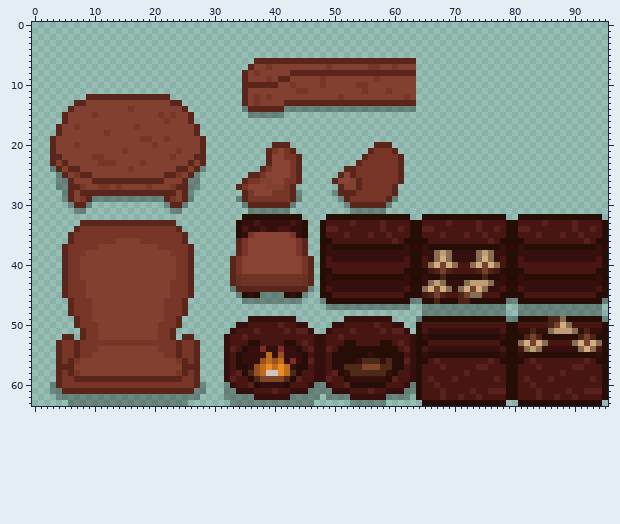
Two versions of one sprite sheet, graphics/furniture/giant_steppes_furniture.png. The picture above is the old version.
The file is 96x64 pixels.
After:
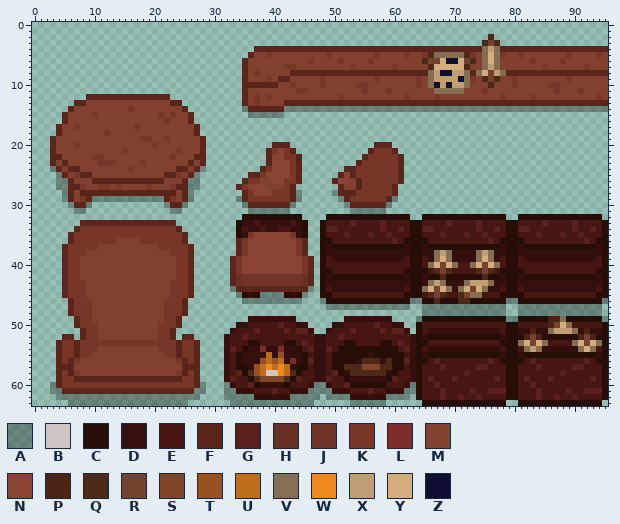
Palette (. is transparent): A #0000004b  B #cfc5c2  C #260d05  D #340f0d  E #471613  F #5a261b  G #59201d  H #683125  J #6e3428  K #773627  L #7c2d29  M #824031  N #894435  P #4b2414  Q #4d2a17  R #75422f  S #80462a  T #9a5121  U #bd6e1a  V #856e52  W #ed8b21  X #bf9e74  Y #d4ac7e  Z #0e0e32
Author's note on the commit: Start to fille out the giant steppes grand hall
From old to new:
y 2: x 76 . -> Q
y 3: x 75..77 ... -> QRQ
y 4: x 37..95 ........................................................... -> FFFFFFFFFFFFFFFFFFFFFFFFFFFFFFFFFFFFFFVXVFFFFFFFFFFFFFFFFFF
y 5: x 36..95 ............................................................ -> FMMKMMMMMMMMMKMMMMMMMKMMMMKMMKQVVVVVQKMVYVKMMKMMMMMMMKMMMMKM
y 6: x 35..95 ..FFFFFFFFFFFFFFFFFFFFFFFFFFF................................ -> FMMMMMMMMMMKMMMMKMMMMKMMMMMMMMQRRYZZYRQMVYVMMMMMKMMMMKMMMMMMM
y 7: x 35..36 .F -> FM; x 39 K -> M; x 42..43 MM -> KK; x 49 K -> M; x 53 M -> K; x 56..57 KK -> MM; x 64..95 ................................ -> MMQYYYYYQMMVXVMMMMMMMKMMMMMMKMMM
y 8: x 64..95 ................................ -> FFVXZZXXVFVYRXVFFFFFFFFFFFFFFFFF
y 9: x 64..95 ................................ -> KMVXXXXZVKMQRQMMKMMMMMMMMKMMMMMM
y 10: x 64..95 ................................ -> KMVZXZXXVMMMQMMMKMMMMMKKMMMMMMMM
y 11: x 64..95 ................................ -> MMMVVVVVMMMKMMMMMMMMMMMKMMMKMMMM
y 12: x 64..95 ................................ -> MMMKMMMMMMMMMMKMMMMKMMMMMMMMMMKM
y 13: x 64..95 ................................ -> FFFFFFFFFFFFFFFFFFFFFFFFFFFFFFFF
y 14: x 64..95 ................................ -> AAAAAAAAAAAAAAAAAAAAAAAAAAAAAAAA
y 41: x 67 P -> Q; x 69 P -> Q; x 74 P -> Q; x 76 P -> Q
y 42: x 68 P -> Q; x 75 P -> Q
y 45: x 66 P -> Q; x 68 P -> Q; x 71 P -> Q
y 46: x 67 P -> Q; x 71..72 PP -> QQ
Pixel boxes of the changes (left, top, right, bottom) in both pictures:
changed: (242, 34, 608, 112)
changed: (428, 268, 494, 304)
